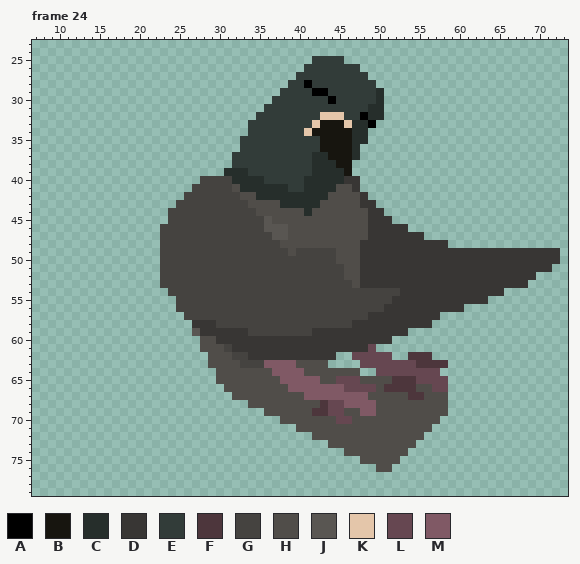
Pixel-art file: Assets/Sprites/Characters/Enemies/Pigeons/Standard/Pigeon.aseprite. The picture above is the old version.
80x80 pixels, 31 frames. Colours within 5 levels of each other are drawn and written as one. Shown: frame 24: x 7..73, y 23..79. The commit also changed other frames, which this record leaves out.
Visible layers, top first: "asa frente", "pe frente", "corpo", "pe atras", "asa atras".
Palette (. is transparent): A #000000  B #17150f  C #262e2b  D #383634  E #323c39  F #4d363c  G #454340  H #504d49  J #595652  K #e4c6aa  L #664751  M #805965
Pixels before, frame 24 (only the part around the change), first column x 27:
23 .............................
24 .............................
25 ...............EEEE..........
26 ..............EEEEEEE........
27 .............EEEEEEEEE.......
28 ............EEAEEEEEEEE......
29 ...........EEEEAAEEEEEEC.....
30 ..........EEEEEEEAEEEEEC.....
31 .........EEEEEEEEEEEEECC.....
32 ........EEEEEEEEKKKEEACC.....
33 .......EEEEEEEEKBBBKCCA......
34 .......EEEEEEEKBBBBBCC.......
35 ......EEEEEEEEEEBBBBCC.......
36 ......EEEEEEEEEEBBBBC........
37 .....EEEEEEEEEECCBBBC........
38 .....EEEEEEEEEECCCBB.........
39 ....CCCEEEEEEEECCCCB.........
40 .GGGGCCCCEEEEECCCCCDD........
41 GGGGGHCCCCCCEECCCCHHD........
42 GGGGGGHHCCCCCCCCCHHHHD.......
43 GGGGGGGHHHHCCCCCHHHHHDD......
44 GGGGGGGGHHHHHHCHHHHHHHDD.....
45 GGGGGGGGGJHHHHHHHHHHHHDDD....
46 GGGGGGGGGJJJHHHHHHHHHHDDDDD..
47 GGGGGGGGGGJJHHHHHHHHHHDDDDDDD
48 GGGGGGGGGGGHHHHHHHHHHDDDDDDDD
49 GGGGGGGGGGGGHGGGGGHHHDDDDDDDD
50 GGGGGGGGGGGGGGGGGGHHHDDDDDDDD
51 GGGGGGGGGGGGGGGGGGGHHDDDDDDDD
After the commit:
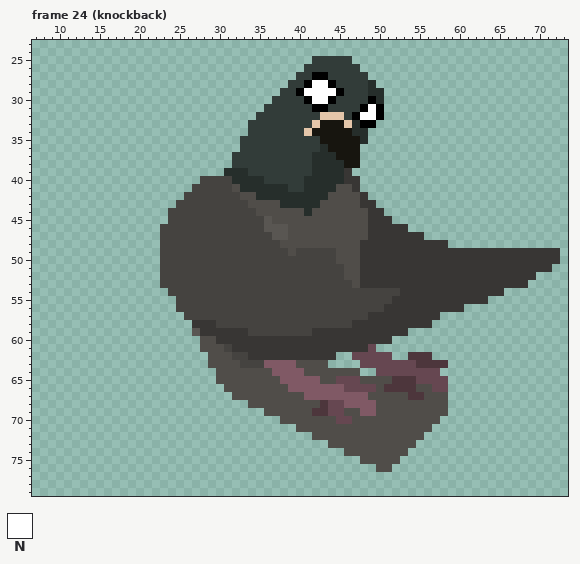
Colours new in this view: N #ffffff
Change:
Changed rows in their new state; - is an unchanged pixel.
Frame 24 (knockback), layer "corpo":
first column x 40:
25 ------E----
27 --AA-------
28 --NNA----C-
29 ANNNNA---C-
30 -ANN-----A-
31 --AA----ANA
32 -------ANNA
33 --------A--
35 -------B---
36 ---C---B---
37 ----C--B---
38 -----C-B---
39 ------D----
Changed places in both pictures, as pixel boxes (x1, y1, x2, y2):
changed: (296, 56, 384, 176)
